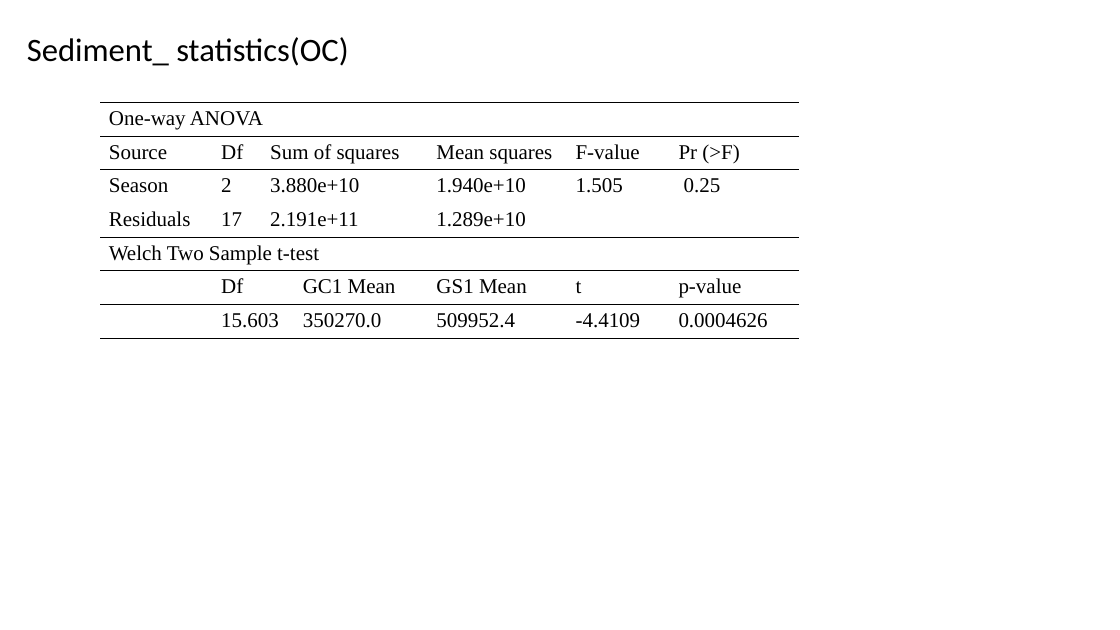
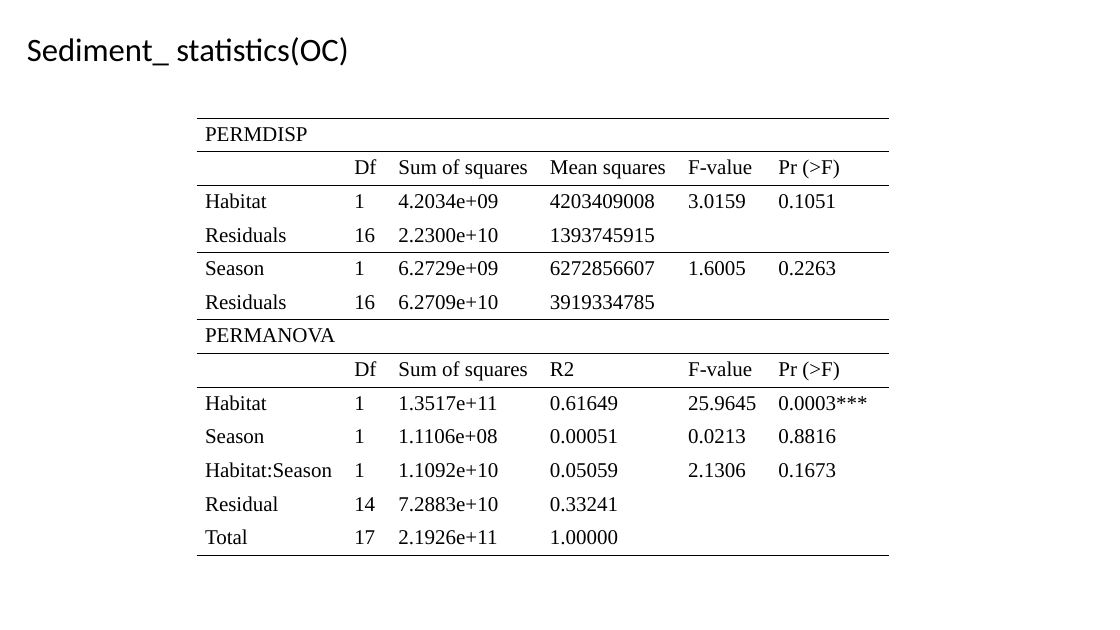
Before and after one commit to chueh1115/GPSC_data, a slide deck: slide 11 of context/thesis_fig.pptx. Drawn at 1120x630 pixels with LibreOffice and Linux fonts; fonts in the diff are those of the drawing. Boxes give left, top, right and bottom in pixels: in the first picture for what was removed or moved away, otherwise in the second. Text is boxed around its words. In the diff, an @@ line names an element or a change of style, - is before the commit and + after.

Commit message:
20220513_Permanova+ fix fig

```diff
--- a/context/thesis_fig.pptx
+++ b/context/thesis_fig.pptx
@@ table at (197,118,889,555) @@
-One-way ANOVA |  |  |  |  |  | 
-Source | Df | Sum of squares |  | Mean squares | F-value | Pr (>F)
-Season | 2 | 3.880e+10 |  | 1.940e+10 | 1.505 | 0.25
-Residuals | 17 | 2.191e+11 |  | 1.289e+10 |  | 
-Welch Two Sample t-test |  |  |  |  |  | 
- | Df |  | GC1 Mean | GS1 Mean | t | p-value
- | 15.603 |  | 350270.0 | 509952.4 | -4.4109 | 0.0004626
+PERMDISP |  |  |  |  | 
+ | Df | Sum of squares | Mean squares | F-value | Pr (>F)
+Habitat | 1 | 4.2034e+09 | 4203409008 | 3.0159 | 0.1051
+Residuals | 16 | 2.2300e+10 | 1393745915 |  | 
+Season | 1 | 6.2729e+09 | 6272856607 | 1.6005 | 0.2263
+Residuals | 16 | 6.2709e+10 | 3919334785 |  | 
+PERMANOVA |  |  |  |  | 
+ | Df | Sum of squares | R2 | F-value | Pr (>F)
+Habitat | 1 | 1.3517e+11 | 0.61649 | 25.9645 | 0.0003***
+Season | 1 | 1.1106e+08 | 0.00051 | 0.0213 | 0.8816
+Habitat:Season | 1 | 1.1092e+10 | 0.05059 | 2.1306 | 0.1673
+Residual | 14 | 7.2883e+10 | 0.33241 |  | 
+Total | 17 | 2.1926e+11 | 1.00000 |  | 
@@ table: place and size @@
-table at (101,103,801,338)
+table at (197,118,889,555)
```
Also in this commit, not shown: 3 other slides changed, 10 slides added, 10 slides removed, 26 other files.
